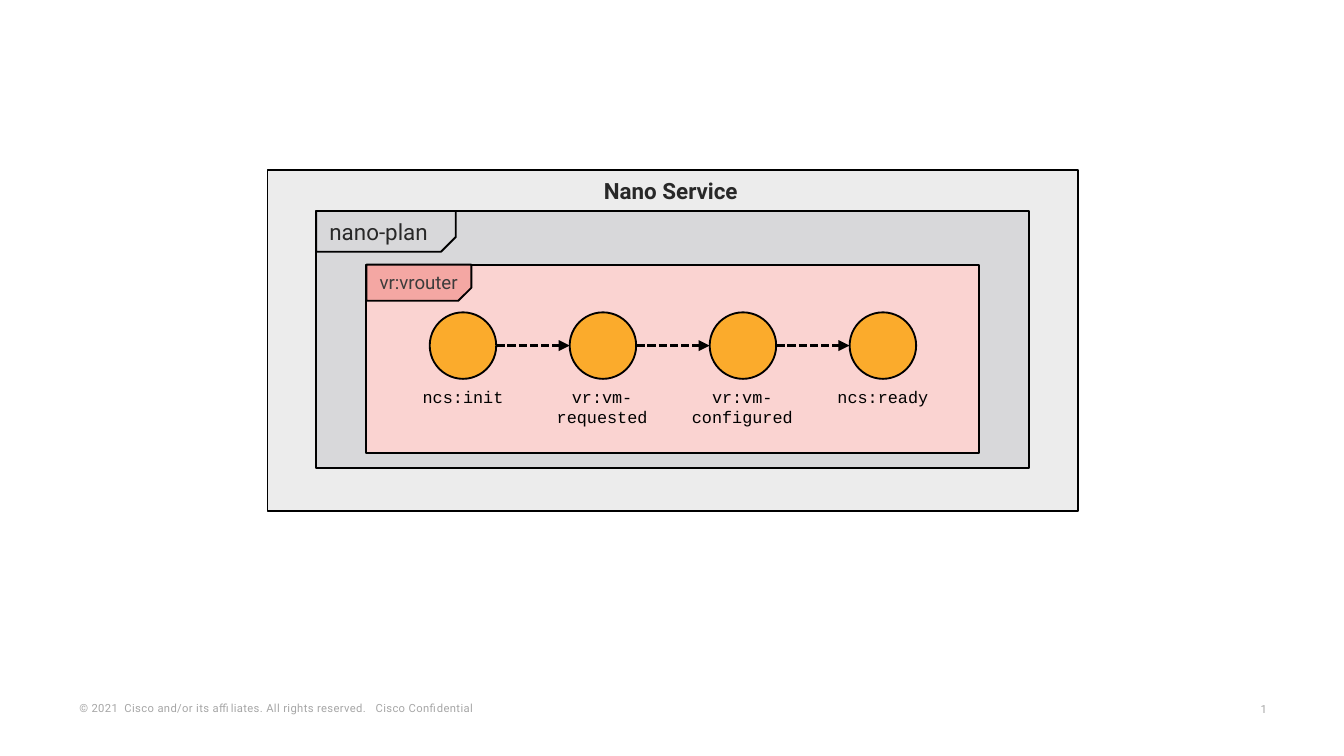
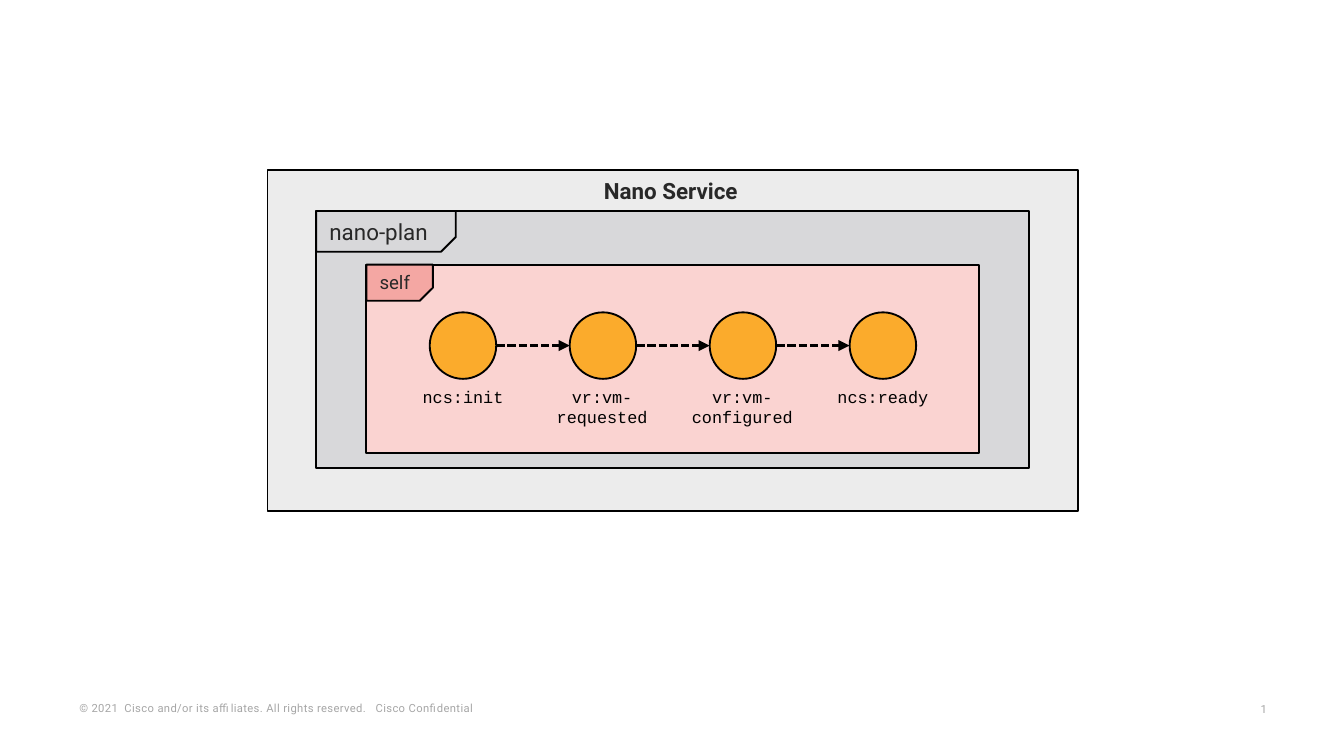
Before and after one commit to NSO-developer/nso-gitbook, a slide deck: slide 1 of images/nano-states.pptx. Drawn at 1344x756 pixels with LibreOffice and Linux fonts; fonts in the diff are those of the drawing. Boxes give left, top, right and bottom in pixels: in the first picture for what was removed or moved away, otherwise in the second. Text is boxed around its words. In the diff, an @@ line names an element or a change of style, - is before the commit and + after.

```diff
--- a/images/nano-states.pptx
+++ b/images/nano-states.pptx
@@ snip rect: place and size @@
-snip rect at (367, 265, 472, 301)
+snip rect at (367, 265, 433, 301)
@@ text at (380, 275, 410, 289): text changed; text colour #3B3B3B to #282828 @@
-vr:vrouter
+self
```
Also in this commit, not shown: 9 other files.
